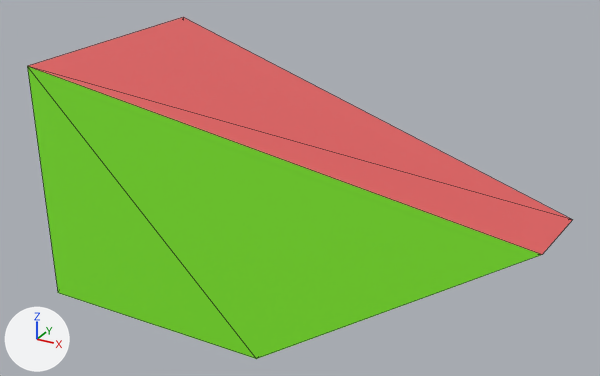
Before and after pictures for a commit that changed the glTF model assets/models/GltfPrimitives/gltf_primitives.glb.
Camera for both pictures: a 50 mm camera at (3.81, -5.43, 2.7) aimed at (0.85, -0.05, 0.01). Lighting does not change. The marker at lower left points along +X, +Y and +Z. Mesh edges are drawn as thin lines. Vertices at the same position are counted once.
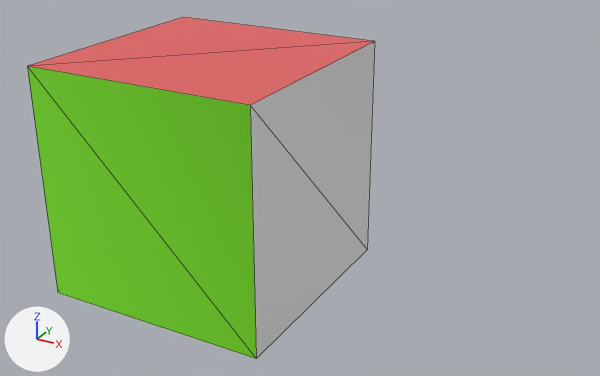
Commit message: Cosmetic tweaks to `query_gltf_primitives`

Edits to the bpy script that builds the scene:
```text
Change me_cube:
    where me_cube.from_pydata(...)  # 8 vertices, 12 faces; spans x -1.0..2.91, y -1.0..1.0, z -1.0..1.0
    used by ob_cube; location = (0.0, 0.0, 0.0)
    me_cube part 1
    me_cube.vertices[0].co: (2.91, 0.36, 0.03) -> (1.0, 1.0, 1.0)  # pixel (572, 219) -> pixel (374, 41)
    me_cube.vertices[1].co: (2.85, -0.29, 0.03) -> (1.0, -1.0, 1.0)  # pixel (542, 254) -> pixel (250, 105)
```

Location of each change, [x1, y1, x2, y2] in pixels of the pictures (600 x 376 px; the box of a moved part takes in the faces that stretch with it):
'Cube', reshaped (36% narrower): before [27, 17, 572, 359]; after [27, 17, 375, 359]
part 1 of me_cube, moved or reshaped: before [28, 17, 572, 359]; after [28, 17, 375, 359]
